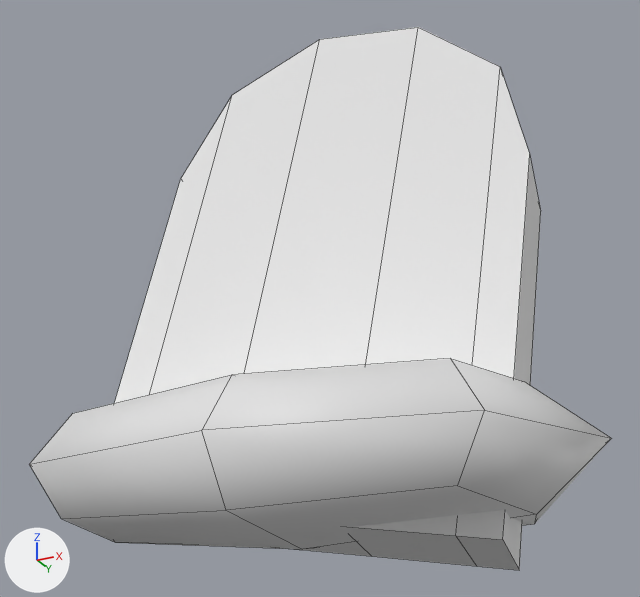
An edit to the FBX model Assets/Models/Gates/BallValley/BallValley_Kit_Gravestone.fbx, drawn before and after from the same camera.
One viewpoint serves both versions: a 50 mm lens placed at (0.792, -1.462, -0.304), pointed at (0.016, 0.089, 0.394). Every picture has the same lights, and +X, +Y and +Z are marked at lower left. The first picture is the older version. Mesh edges are drawn as thin lines. Materials are left out; every surface is plain grey. Where no turn or scale is listed for an object, it has been applied to the vertices.

Before the edit, the objects in view are built like this:
```python
me_ballvalley_kit_gravestone = bpy.data.meshes.new('BallValley_Kit_Gravestone')
me_ballvalley_kit_gravestone.from_pydata(...)  # 50 vertices, 46 faces; spans x -0.575..0.575, y -0.3..0.4, z -0.162..1.089
me_ballvalley_kit_gravestone.materials.append(mat_ballvalley_palette)
# before: 26 (-0.39, -0.113, -0.034), 28 (-0.315, -0.103, -0.043), 30 (-0.118, -0.08, -0.068), 32 (0.126, -0.05, -0.097), 34 (0.323, -0.026, -0.121) at pixel (455, 535)
# before: 36 (0.398, -0.017, -0.131) at pixel (502, 539), 38 (-0.418, 0.083, -0.066), 40 (-0.343, 0.092, -0.075), 42 (-0.145, 0.116, -0.099), 44 (0.098, 0.145, -0.129) at pixel (371, 556)
# before: 46 (0.295, 0.169, -0.153) at pixel (476, 566), 48 (0.371, 0.178, -0.162) at pixel (519, 570)
ob_ballvalley_kit_gravestone = bpy.data.objects.new('BallValley_Kit_Gravestone', me_ballvalley_kit_gravestone)
ob_ballvalley_kit_gravestone.location = (0.0, 0.0, 0.0)
```
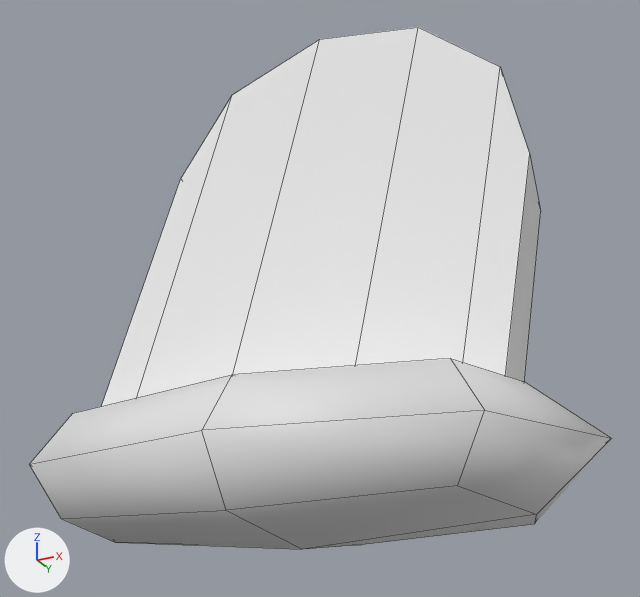
Edits to the bpy script that builds the scene:
```text
Change me_ballvalley_kit_gravestone:
    used by ob_ballvalley_kit_gravestone; location = (0.0, 0.0, 0.0)
    remove me_ballvalley_kit_gravestone.from_pydata(...)  # 50 vertices, 46 faces; spans x -0.575..0.575, y -0.3..0.4, z -0.162..1.089
    add me_ballvalley_kit_gravestone.from_pydata(...)  # 50 vertices, 46 faces; spans x -0.575..0.575, y -0.3..0.4, z -0.12..1.089
    me_ballvalley_kit_gravestone part 1
    add for i in [26, 28, 30, 32, 34, 36, 38, 40, 42, 44, 46, 48]: me_ballvalley_kit_gravestone.vertices[i].co += Vector((0.0, 0.0, 0.134))
```

What differs and where, as boxes (x1, y1, x2, y2) in the pictures (640 x 597 px; the box of a moved part takes in the faces that stretch with it):
'BallValley_Kit_Gravestone', reshaped: before (29, 27, 611, 570); after (29, 27, 611, 549)
part 1 of me_ballvalley_kit_gravestone, moved or reshaped: before (114, 35, 540, 570); after (102, 35, 540, 406)
